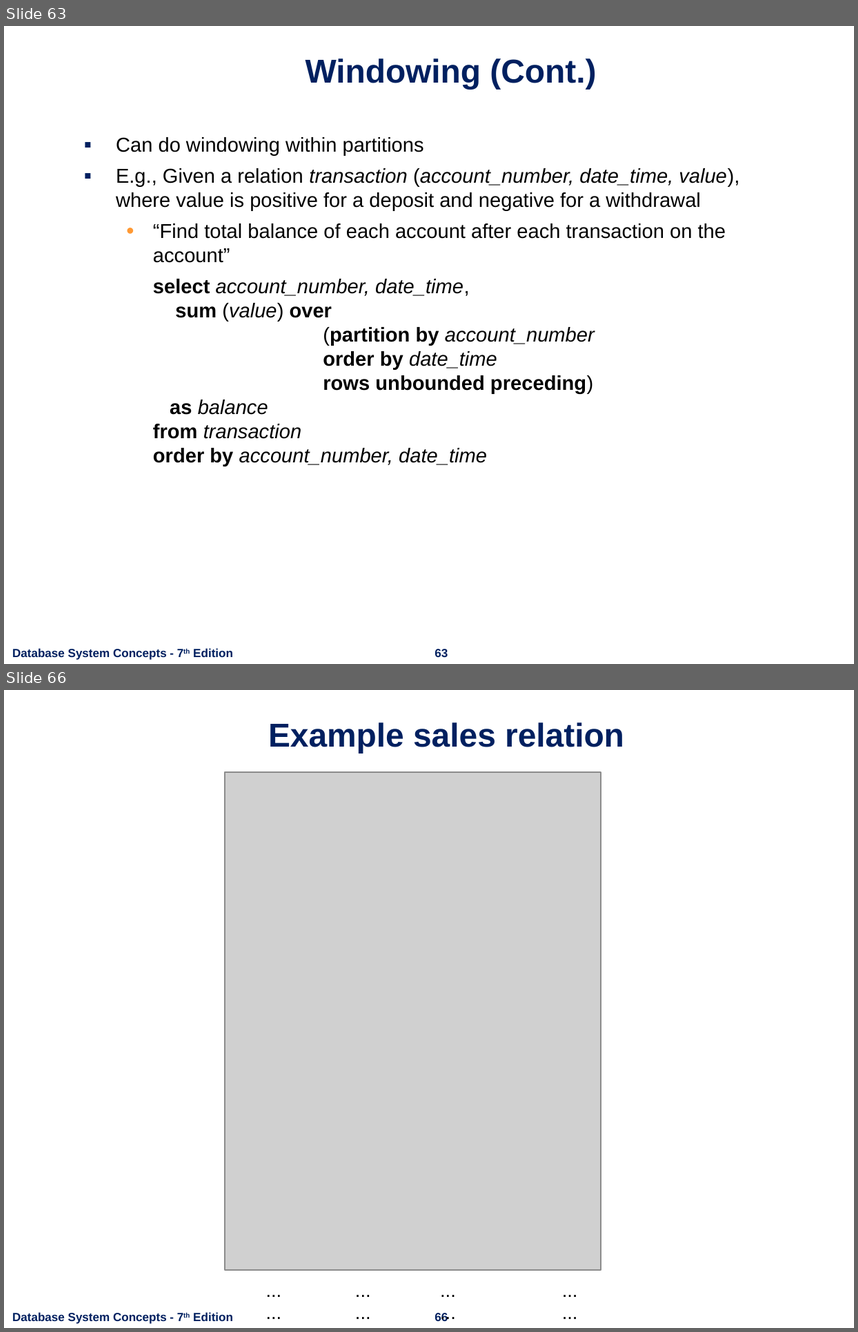
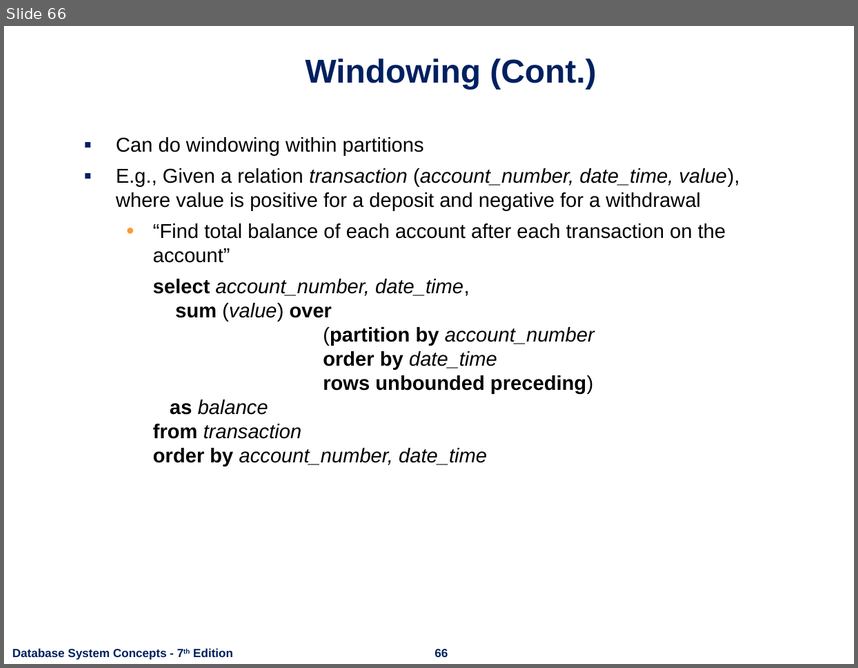
Before and after one commit to nashurgessa/DB-practices, a slide deck: Slides/L18-24 Advanced SQL.pptx. Shown one above the other, each under a label of ours: slides 63 and 66 before the commit, slide 66 after it; the slides between them are not shown. The pictures are 858x1332 and 858x668 pixels, drawn with LibreOffice and Linux fonts; fonts in the diff are those of the drawing; grey boxes stand for pictures; background and template pictures are left out. Boxes give left, top, right and bottom in pixels: in the first picture for what was removed or moved away, otherwise in the second. Text is boxed around its words. In the diff, an @@ line names an element or a change of style, - is before the commit and + after.

```diff
--- a/Slides/L18-24 Advanced SQL.pptx
+++ b/Slides/L18-24 Advanced SQL.pptx
@@ slide 66 removed at <box>4,690,854,1328</box>, background #FFFFFF; not listed: 2 template elements that a slide beside it also shows @@
@@ title removed at <box>268,722,624,753</box> @@
-Example sales relation
@@ picture removed at <box>225,773,602,1270</box> @@
@@ text removed at <box>257,1273,290,1328</box> @@
-...
-...
@@ text removed at <box>346,1273,380,1328</box> @@
-...
-...
@@ text removed at <box>432,1273,465,1328</box> @@
-...
-...
@@ text removed at <box>554,1273,587,1328</box> @@
-...
-...
@@ what was slide 63 is now slide 66 @@
@@ page number at <box>435,648,448,657</box>: text changed @@
-63
+66
```
Also in this commit, not shown: 3 slides changed, 3 slides added, 16 other slides removed, 7 other files.
